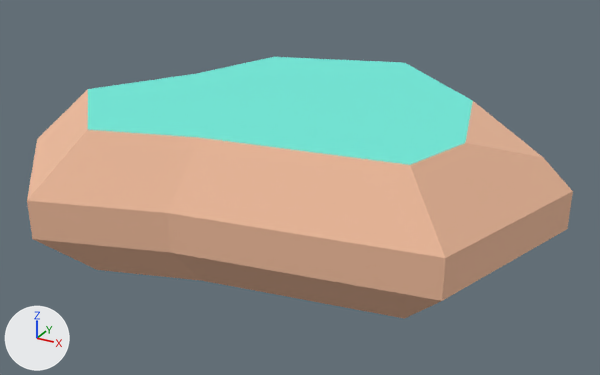
The glTF model assets/nature_kit/rock_largeE.glb, before and after one commit.
Rendered twice from a 50 mm lens placed at (0.789, -1.441, 0.761), pointed at (0.007, -0.019, 0.05). Every picture has the same lights, and +X, +Y and +Z are marked at lower left. The picture after the commit comes second. Where no turn or scale is listed for an object, it has been applied to the vertices.

Names of what the first picture shows: 'rock_largeE'.
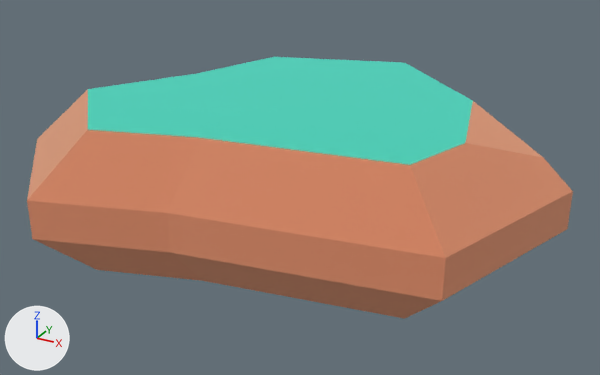
Pixel boxes (x1, y1, x2, y2) of what changed, in the pictures (600 x 375 px):
'rock_largeE', surface changed: (27, 57, 573, 319) in both

What the commit changed:
In material 'dirt' (mat_dirt), metallic goes from 0.05 to 1.0.
In material 'dirt' (mat_dirt), roughness goes from 0.85 to 1.0.
In material 'grass' (mat_grass), metallic goes from 0.05 to 1.0.
Object 'tmpParent' (ob_tmpparent) is deleted.
